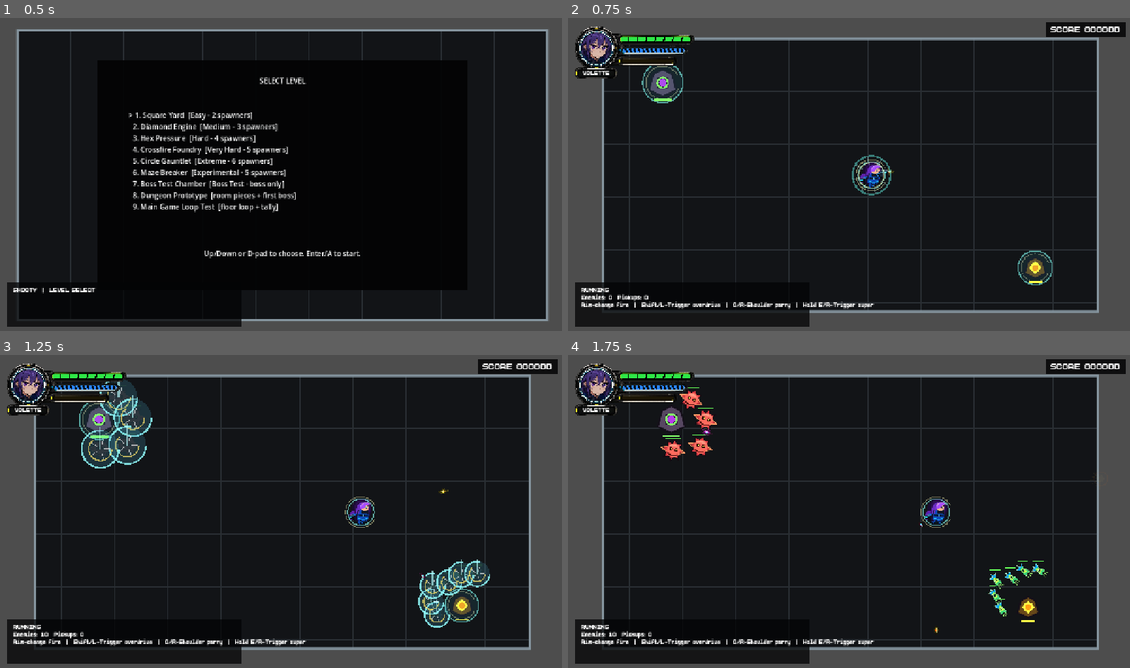
Above: before the commit, frames 1-4 (two rows, left to right).
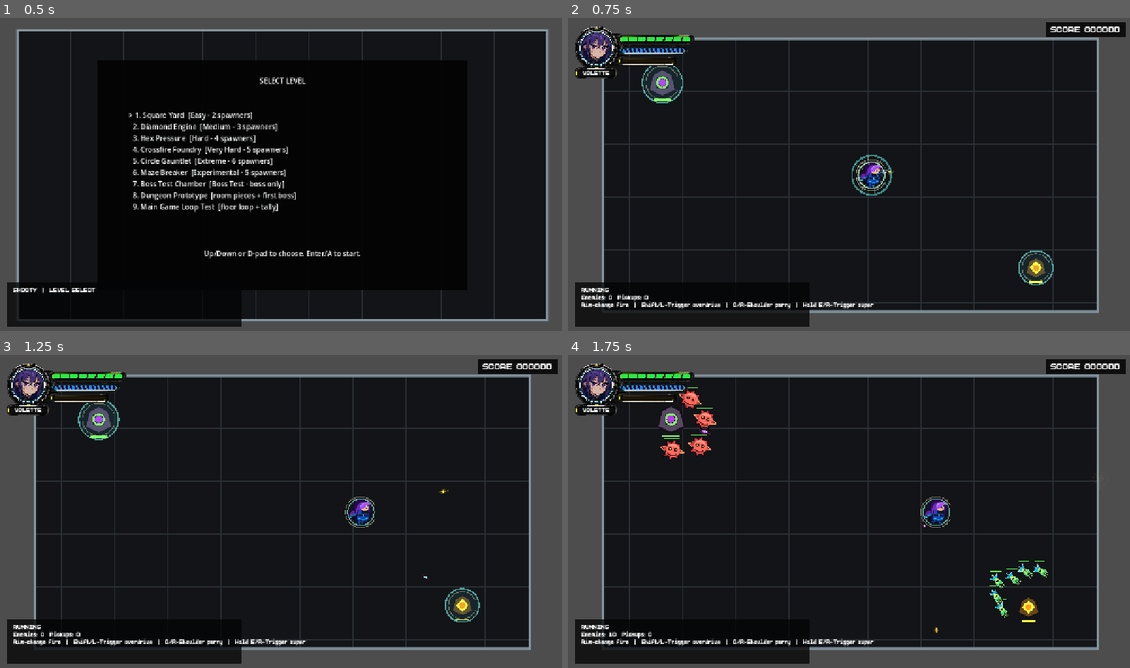
Above: after the commit, the same moments.

Repository: jonzirk76/PAINPOINT
Game: Godot game, scene res://scenes/main.tscn
Same seed, same stepped clock (60 frames per second), same inputs: the game is played once before the commit and once after it.
Inputs (mouse positions are in pixels of both pictures, inside the frame that each line leads up to):
- Up to frame 1 (0.5 s): no input
- Up to frame 2 (0.75 s): tap Enter at 0.5 s; move the mouse to (972, 158) at 0.52 s; hold D from 0.53 s (still down); tap R at 0.6 s; click (972, 158) at 0.67 s
- Up to frame 3 (1.25 s): keep holding D; tap Space at 0.77 s
- Up to frame 4 (1.75 s): move the mouse to (736, 527) at 1.27 s; release D at 1.28 s; hold Down from 1.28 s (still down); tap Enter at 1.35 s; tap Space at 1.52 s

Frame 1 is identical in both runs. In frame 2, 0.3% of the frame differs, in the area x 13-87%, y 15-86%; in frame 3, 3.7%, in the area x 7-88%, y 7-91%; in frame 4, 0.7%.

Commit message:
Show configured loading screen before generation

Diff:
--- a/scenes/ui/loading_screen.tscn
+++ b/scenes/ui/loading_screen.tscn
@@ -1,7 +1,10 @@
-[gd_scene load_steps=5 format=3 uid="uid://cprl8lufwm42b"]
+[gd_scene load_steps=8 format=3 uid="uid://cprl8lufwm42b"]
 
-[ext_resource type="Script" path="res://scripts/ui/loading_screen.gd" id="1_loading"]
+[ext_resource type="Script" uid="uid://cfpe3ujn3pfl6" path="res://scripts/ui/loading_screen.gd" id="1_loading"]
 [ext_resource type="FontFile" uid="uid://ni13aeviyq7l" path="res://art/fonts/BoldPixels.ttf" id="2_font"]
+[ext_resource type="Texture2D" uid="uid://by5gkvmcjiuy6" path="res://art/loading_screens/Loading_Screen_1.png" id="2_s41fs"]
+[ext_resource type="Texture2D" uid="uid://dg3lxbownx24" path="res://art/Title_Logo.png" id="4_y06jl"]
+[ext_resource type="Texture2D" uid="uid://sx6ypeuo4rj2" path="res://art/Loading_Bar.png" id="5_g5iak"]
 
 [sub_resource type="LabelSettings" id="LabelSettings_title"]
 font = ExtResource("2_font")
@@ -16,6 +19,7 @@
 [node name="LoadingScreen" type="Control"]
 process_mode = 3
 visible = false
+z_index = 100
 layout_mode = 3
 anchors_preset = 15
 anchor_right = 1.0
@@ -34,6 +38,13 @@
 mouse_filter = 2
 color = Color(0, 0, 0, 0.22)
 
+[node name="TextureRect" type="TextureRect" parent="Vignette"]
+layout_mode = 0
+offset_right = 1672.0
+offset_bottom = 941.0
+scale = Vector2(0.8, 0.8)
+texture = ExtResource("2_s41fs")
+
 [node name="TitleLabel" type="Label" parent="."]
 layout_mode = 1
 anchors_preset = 8
@@ -41,48 +52,50 @@
 anchor_top = 0.5
 anchor_right = 0.5
 anchor_bottom = 0.5
-offset_left = -360.0
-offset_top = -118.0
-offset_right = 360.0
-offset_bottom = -62.0
+offset_left = 207.0
+offset_top = 93.0
+offset_right = 927.0
+offset_bottom = 149.0
 grow_horizontal = 2
 grow_vertical = 2
-text = "LOADING"
 label_settings = SubResource("LabelSettings_title")
 horizontal_alignment = 1
 vertical_alignment = 1
 
+[node name="TextureRect" type="TextureRect" parent="TitleLabel"]
+layout_mode = 0
+offset_right = 40.0
+offset_bottom = 40.0
+scale = Vector2(0.25, 0.25)
+texture = ExtResource("4_y06jl")
+
 [node name="StatusLabel" type="Label" parent="."]
 layout_mode = 1
-anchors_preset = 8
-anchor_left = 0.5
-anchor_top = 0.5
-anchor_right = 0.5
-anchor_bottom = 0.5
-offset_left = -360.0
-offset_top = -50.0
-offset_right = 360.0
-offset_bottom = -10.0
-grow_horizontal = 2
-grow_vertical = 2
+anchors_preset = 2
+anchor_top = 1.0
+anchor_bottom = 1.0
+offset_left = 38.0
+offset_top = -686.0
+offset_right = 758.0
+offset_bottom = -646.0
+grow_vertical = 0
 text = "Preparing floor"
 label_settings = SubResource("LabelSettings_body")
-horizontal_alignment = 1
 vertical_alignment = 1
 
 [node name="LoadingBarOverlay" type="Control" parent="."]
 layout_mode = 1
-anchors_preset = 8
-anchor_left = 0.5
-anchor_top = 0.5
-anchor_right = 0.5
-anchor_bottom = 0.5
-offset_left = -260.0
-offset_top = 18.0
-offset_right = 260.0
-offset_bottom = 58.0
-grow_horizontal = 2
-grow_vertical = 2
+anchors_preset = 3
+anchor_left = 1.0
+anchor_top = 1.0
+anchor_right = 1.0
+anchor_bottom = 1.0
+offset_left = -433.0
+offset_top = -91.0
+offset_right = -45.0
+offset_bottom = -72.0
+grow_horizontal = 0
+grow_vertical = 0
 mouse_filter = 2
 
 [node name="LoadingBarBack" type="ColorRect" parent="LoadingBarOverlay"]
@@ -97,8 +110,7 @@
 
 [node name="LoadingBarFill" type="ColorRect" parent="LoadingBarOverlay/LoadingBarBack"]
 layout_mode = 0
-offset_right = 0.0
-offset_bottom = 40.0
+offset_bottom = 19.0
 mouse_filter = 2
 color = Color(0.12, 0.86, 0.94, 1)
 
@@ -112,20 +124,29 @@
 mouse_filter = 2
 color = Color(0.85, 0.95, 1, 0.18)
 
+[node name="TextureRect" type="TextureRect" parent="LoadingBarOverlay/LoadingBarFrame"]
+layout_mode = 0
+offset_left = -44.0
+offset_top = -141.0
+offset_right = 1492.0
+offset_bottom = 883.0
+scale = Vector2(0.3, 0.3)
+texture = ExtResource("5_g5iak")
+
 [node name="ContinueLabel" type="Label" parent="."]
 visible = false
 layout_mode = 1
-anchors_preset = 8
-anchor_left = 0.5
-anchor_top = 0.5
-anchor_right = 0.5
-anchor_bottom = 0.5
-offset_left = -360.0
-offset_top = 92.0
-offset_right = 360.0
-offset_bottom = 136.0
-grow_horizontal = 2
-grow_vertical = 2
+anchors_preset = 3
+anchor_left = 1.0
+anchor_top = 1.0
+anchor_right = 1.0
+anchor_bottom = 1.0
+offset_left = -375.0
+offset_top = -48.0
+offset_right = -95.0
+offset_bottom = -21.0
+grow_horizontal = 0
+grow_vertical = 0
 text = "PRESS A TO CONTINUE"
 label_settings = SubResource("LabelSettings_body")
 horizontal_alignment = 1
--- a/scripts/arena/arena_view.gd
+++ b/scripts/arena/arena_view.gd
@@ -13,6 +13,7 @@
 var _void_bodies: Array[StaticBody2D] = []
 var _uses_canonical_wall_tiles: bool = false
 var _wall_tile_rects: Array[Rect2] = []
+var _void_tile_rects: Array[Rect2] = []
 var _wall_draw_rects: Array[Rect2] = []
 var _void_draw_rects: Array[Rect2] = []
 var _footprint_cells: Array[Vector2i] = []
@@ -27,9 +28,10 @@
 	void_rects = level_definition.void_rects
 	_uses_canonical_wall_tiles = level_definition.has_meta("footprint_cells")
 	_wall_tile_rects = _get_meta_rects(level_definition, "wall_tile_rects", wall_rects)
+	_void_tile_rects = _get_meta_rects(level_definition, "void_tile_rects", ROOM_GEOMETRY_BUILDER.rects_to_wall_tiles(void_rects))
 	if _uses_canonical_wall_tiles:
 		_wall_draw_rects = ROOM_GEOMETRY_BUILDER.merge_wall_tiles(_wall_tile_rects)
-		_void_draw_rects = ROOM_GEOMETRY_BUILDER.merge_wall_tiles(_get_meta_rects(level_definition, "void_tile_rects", ROOM_GEOMETRY_BUILDER.rects_to_wall_tiles(void_rects)))
+		_void_draw_rects = ROOM_GEOMETRY_BUILDER.merge_wall_tiles(_void_tile_rects)
 	else:
 		_wall_draw_rects = wall_rects.duplicate()
 		_void_draw_rects = void_rects.duplicate()
@@ -226,12 +228,55 @@
 
 
 func _draw_walls() -> void:
-	for rect in _wall_draw_rects:
-		draw_rect(rect, Color(0.11, 0.12, 0.14), true)
-		draw_rect(rect, Color(0.65, 0.72, 0.76), false, 3.0)
+	if _uses_canonical_wall_tiles:
+		_draw_tile_mass(_wall_tile_rects, _wall_draw_rects, Color(0.11, 0.12, 0.14), Color(0.65, 0.72, 0.76), 3.0)
+	else:
+		for rect in _wall_draw_rects:
+			draw_rect(rect, Color(0.11, 0.12, 0.14), true)
+			draw_rect(rect, Color(0.65, 0.72, 0.76), false, 3.0)
 
 
 func _draw_voids() -> void:
-	for rect in _void_draw_rects:
-		draw_rect(rect, Color(0.02, 0.03, 0.045), true)
-		draw_rect(rect, Color(0.17, 0.24, 0.34), false, 2.0)
+	if _uses_canonical_wall_tiles:
+		_draw_tile_mass(_void_tile_rects, _void_draw_rects, Color(0.02, 0.03, 0.045), Color(0.17, 0.24, 0.34), 2.0)
+	else:
+		for rect in _void_draw_rects:
+			draw_rect(rect, Color(0.02, 0.03, 0.045), true)
+			draw_rect(rect, Color(0.17, 0.24, 0.34), false, 2.0)
+
+
+func _draw_tile_mass(tile_rects: Array[Rect2], fill_rects: Array[Rect2], fill_color: Color, outline_color: Color, outline_width: float) -> void:
+	for rect in fill_rects:
+		draw_rect(rect, fill_color, true)
+	var lookup := _build_tile_lookup(tile_rects)
+	var tile_size: float = ROOM_GEOMETRY_BUILDER.WALL_TILE_SIZE
+	for tile in tile_rects:
+		var cell := _tile_key_vector(tile.position, tile_size)
+		var left := tile.position.x
+		var top := tile.position.y
+		var right := tile.position.x + tile.size.x
+		var bottom := tile.position.y + tile.size.y
+		if not lookup.has(_tile_key(cell + Vector2i(0, -1))):
+			draw_line(Vector2(left, top), Vector2(right, top), outline_color, outline_width)
+		if not lookup.has(_tile_key(cell + Vector2i(0, 1))):
+			draw_line(Vector2(left, bottom), Vector2(right, bottom), outline_color, outline_width)
+		if not lookup.has(_tile_key(cell + Vector2i(-1, 0))):
+			draw_line(Vector2(left, top), Vector2(left, bottom), outline_color, outline_width)
+		if not lookup.has(_tile_key(cell + Vector2i(1, 0))):
+			draw_line(Vector2(right, top), Vector2(right, bottom), outline_color, outline_width)
+
+
+func _build_tile_lookup(tile_rects: Array[Rect2]) -> Dictionary:
+	var lookup := {}
+	var tile_size: float = ROOM_GEOMETRY_BUILDER.WALL_TILE_SIZE
+	for rect in tile_rects:
+		lookup[_tile_key(_tile_key_vector(rect.position, tile_size))] = true
+	return lookup
+
+
+func _tile_key_vector(position: Vector2, tile_size: float) -> Vector2i:
+	return Vector2i(int(round(position.x / tile_size)), int(round(position.y / tile_size)))
+
+
+func _tile_key(cell: Vector2i) -> String:
+	return "%d:%d" % [cell.x, cell.y]
--- a/scripts/orchestrators/game_orchestrator.gd
+++ b/scripts/orchestrators/game_orchestrator.gd
@@ -96,6 +96,7 @@
 var _is_dungeon_run: bool = false
 var _is_main_loop_run: bool = false
 var _is_loading_room: bool = false
+var _loading_transition_pending: bool = false
 var _paused_previous_status: String = ""
 var _main_loop_floor: int = 1
 var _run_seed: int = 0
@@ -445,12 +446,19 @@
 
 
 func _start_selected_level() -> void:
+	if _loading_transition_pending:
+		return
+	_loading_transition_pending = true
 	if _selected_level_index < LEVELS.size():
+		await _show_loading_before_work("LOADING", "Preparing arena", 0.05)
 		_start_level(LEVELS[_selected_level_index])
 	elif _selected_level_index == LEVELS.size():
+		await _show_loading_before_work("LOADING FLOOR", "Generating dungeon", 0.05)
 		_start_dungeon_run()
 	else:
+		await _show_loading_before_work("LOADING FLOOR", "Generating dungeon", 0.05)
 		_start_main_loop_run()
+	_loading_transition_pending = false
 
 
 func _start_level(level_definition) -> void:
@@ -643,6 +651,7 @@
 	if not _is_main_loop_run:
 		return
 	_set_tree_paused(false)
+	await _show_loading_before_work("LOADING FLOOR", "Generating next floor", 0.05)
 	_begin_loading_screen("LOADING FLOOR", "Generating next floor", 0.05)
 	_main_loop_floor += 1
 	_status = "STARTING"
@@ -1263,6 +1272,9 @@
 	if not _is_dungeon_run or _status != "DUNGEON":
 		return
 	if dungeon_manager.enter_direction(direction):
+		_is_loading_room = true
+		_set_all_enabled(false)
+		await _show_loading_before_work("LOADING ROOM", "Preparing room geometry", 0.1)
 		_load_dungeon_current_room(direction, false)
 		audio_manager.play_room_entry()
 
@@ -2247,6 +2259,12 @@
 		loading_screen.call("begin_loading", title, message, progress)
 
 
+func _show_loading_before_work(title: String, message: String, progress: float = 0.0) -> void:
+	_begin_loading_screen(title, message, progress)
+	await get_tree().process_frame
+	await get_tree().process_frame
+
+
 func _set_loading_progress(progress: float, message: String = "") -> void:
 	if loading_screen != null and loading_screen.has_method("set_progress"):
 		loading_screen.call("set_progress", progress, message)
--- a/scripts/ui/loading_screen.gd
+++ b/scripts/ui/loading_screen.gd
@@ -4,6 +4,8 @@
 signal continue_requested
 
 @export var background_cycle_seconds: float = 1.8
+@export var background_texture_directory: String = "res://art/loading_screens"
+@export var background_textures: Array[Texture2D] = []
 @export var progress: float = 0.0:
 	set(value):
 		progress = clamp(value, 0.0, 1.0)
@@ -12,12 +14,15 @@
 @onready var title_label: Label = $TitleLabel
 @onready var status_label: Label = $StatusLabel
 @onready var continue_label: Label = $ContinueLabel
+@onready var background_texture_rect: TextureRect = $Vignette/TextureRect
 @onready var loading_bar_back: ColorRect = $LoadingBarOverlay/LoadingBarBack
 @onready var loading_bar_fill: ColorRect = $LoadingBarOverlay/LoadingBarBack/LoadingBarFill
 
 var _continue_enabled: bool = false
 var _cycle_remaining: float = 0.0
 var _background_index: int = 0
+var _resolved_background_textures: Array[Texture2D] = []
+var _rng := RandomNumberGenerator.new()
 var _backgrounds: Array[Dictionary] = [
 	{"base": Color(0.01, 0.014, 0.02, 1.0), "accent": Color(0.05, 0.13, 0.18, 1.0)},
 	{"base": Color(0.014, 0.01, 0.019, 1.0), "accent": Color(0.15, 0.07, 0.18, 1.0)},
@@ -29,6 +34,10 @@
 func _ready() -> void:
 	process_mode = Node.PROCESS_MODE_ALWAYS
 	mouse_filter = Control.MOUSE_FILTER_IGNORE
+	z_index = 100
+	_rng.randomize()
+	_resolve_background_textures()
+	_select_random_background()
 	visible = false
 	set_process(false)
 	_update_progress_bar()
@@ -41,6 +50,7 @@
 	progress = initial_progress
 	_continue_enabled = false
 	_cycle_remaining = 0.0
+	_select_random_background()
 	visible = true
 	set_process(true)
 	_update_continue_prompt()
@@ -86,7 +96,7 @@
 	_cycle_remaining -= delta
 	if _cycle_remaining <= 0.0:
 		_cycle_remaining = max(background_cycle_seconds, 0.1)
-		_background_index = (_background_index + 1) % _backgrounds.size()
+		_select_random_background()
 		queue_redraw()
 
 
@@ -102,6 +112,9 @@
 
 
 func _draw() -> void:
+	if background_texture_rect != null and background_texture_rect.texture != null:
+		draw_rect(Rect2(Vector2.ZERO, size), Color.BLACK, true)
+		return
 	var background: Dictionary = _backgrounds[_background_index]
 	var base: Color = background["base"]
 	var accent: Color = background["accent"]
@@ -109,7 +122,7 @@
 	var stripe_width: float = max(size.x / 9.0, 120.0)
 	for index in range(10):
 		var alpha: float = 0.12 if index % 2 == 0 else 0.06
-		var stripe_color := Color(accent.r, accent.g, accent.b, alpha)
+		var stripe_color: Color = Color(accent.r, accent.g, accent.b, alpha)
 		var x: float = float(index) * stripe_width - stripe_width * 0.4
 		draw_rect(Rect2(Vector2(x, 0.0), Vector2(stripe_width * 0.42, size.y)), stripe_color, true)
 	draw_rect(Rect2(Vector2.ZERO, size), Color(0.0, 0.0, 0.0, 0.18), true)
@@ -118,6 +131,49 @@
 func _notification(what: int) -> void:
 	if what == NOTIFICATION_RESIZED:
 		_update_progress_bar()
+
+
+func _resolve_background_textures() -> void:
+	_resolved_background_textures.clear()
+	_add_unique_background_textures(background_textures)
+	if background_texture_rect != null and background_texture_rect.texture != null:
+		_add_unique_background_texture(background_texture_rect.texture)
+	var directory: DirAccess = DirAccess.open(background_texture_directory)
+	if directory == null:
+		return
+	for file_name in directory.get_files():
+		var extension := file_name.get_extension().to_lower()
+		if extension != "png" and extension != "jpg" and extension != "jpeg" and extension != "webp":
+			continue
+		var texture = load(background_texture_directory.path_join(file_name))
+		if texture is Texture2D:
+			_add_unique_background_texture(texture)
+
+
+func _add_unique_background_textures(textures: Array[Texture2D]) -> void:
+	for texture in textures:
+		_add_unique_background_texture(texture)
+
+
+func _add_unique_background_texture(texture: Texture2D) -> void:
+	if texture == null:
+		return
+	var path: String = texture.resource_path
+	for existing in _resolved_background_textures:
+		if existing == texture or (not path.is_empty() and existing.resource_path == path):
+			return
+	_resolved_background_textures.append(texture)
+
+
+func _select_random_background() -> void:
+	if _resolved_background_textures.is_empty():
+		return
+	var next_index: int = _rng.randi_range(0, _resolved_background_textures.size() - 1)
+	if _resolved_background_textures.size() > 1 and next_index == _background_index:
+		next_index = (next_index + 1) % _resolved_background_textures.size()
+	_background_index = next_index
+	if background_texture_rect != null:
+		background_texture_rect.texture = _resolved_background_textures[_background_index]
 
 
 func _update_progress_bar() -> void:
Binary file added: art/Loading_Bar.png
Not shown, added: art/Loading_Bar.png.import
Binary file added: art/Title_Logo.png
Not shown, added: art/Title_Logo.png.import
Binary file added: art/loading_screens/Loading_Screen_1.png
Not shown, added: art/loading_screens/Loading_Screen_1.png.import
Binary file added: art/loading_screens/Loading_Screen_2.png
Not shown, added: art/loading_screens/Loading_Screen_2.png.import
Binary file added: art/loading_screens/Loading_Screen_3.png
Not shown, added: art/loading_screens/Loading_Screen_3.png.import
Not shown, added: scripts/ui/loading_screen.gd.uid
